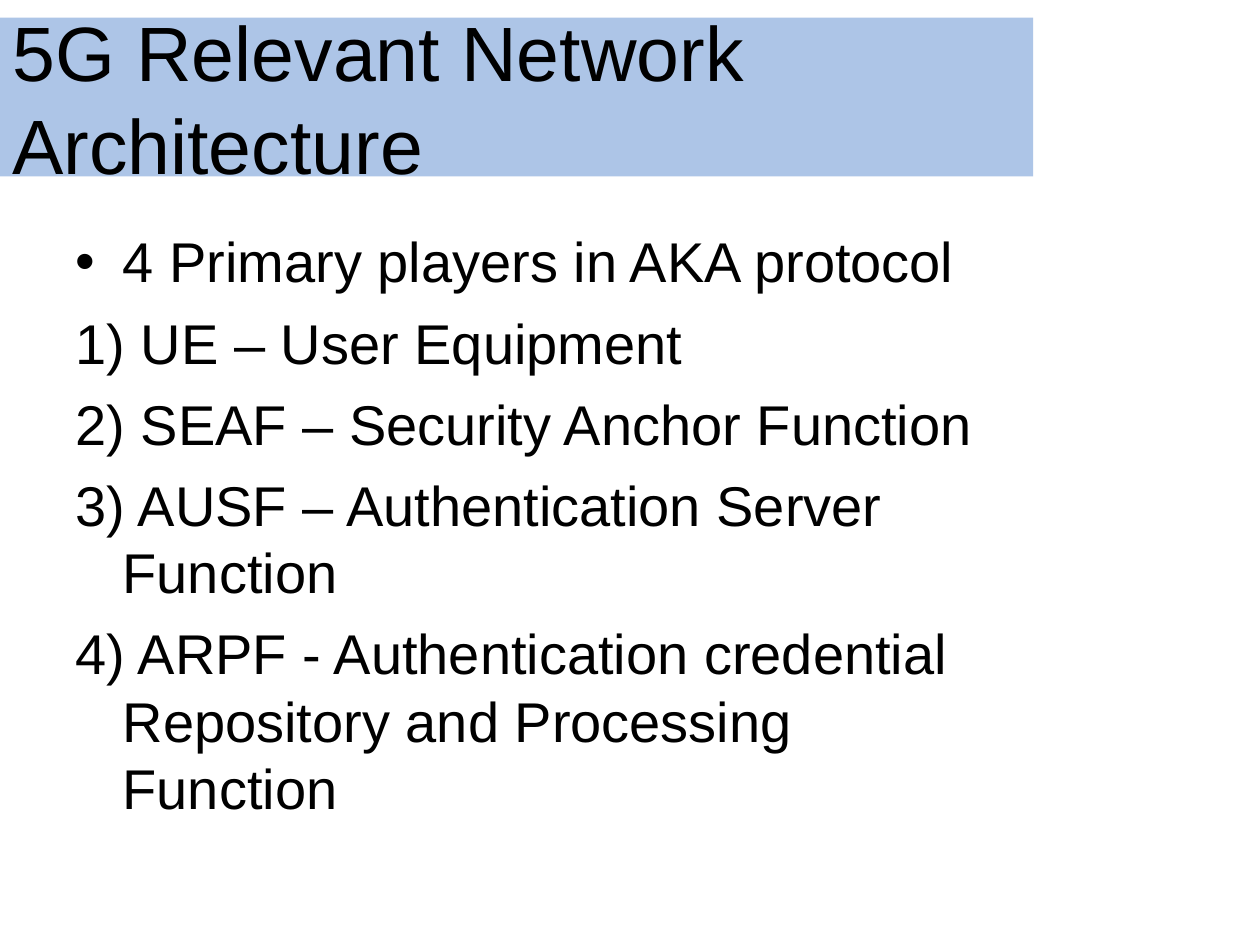
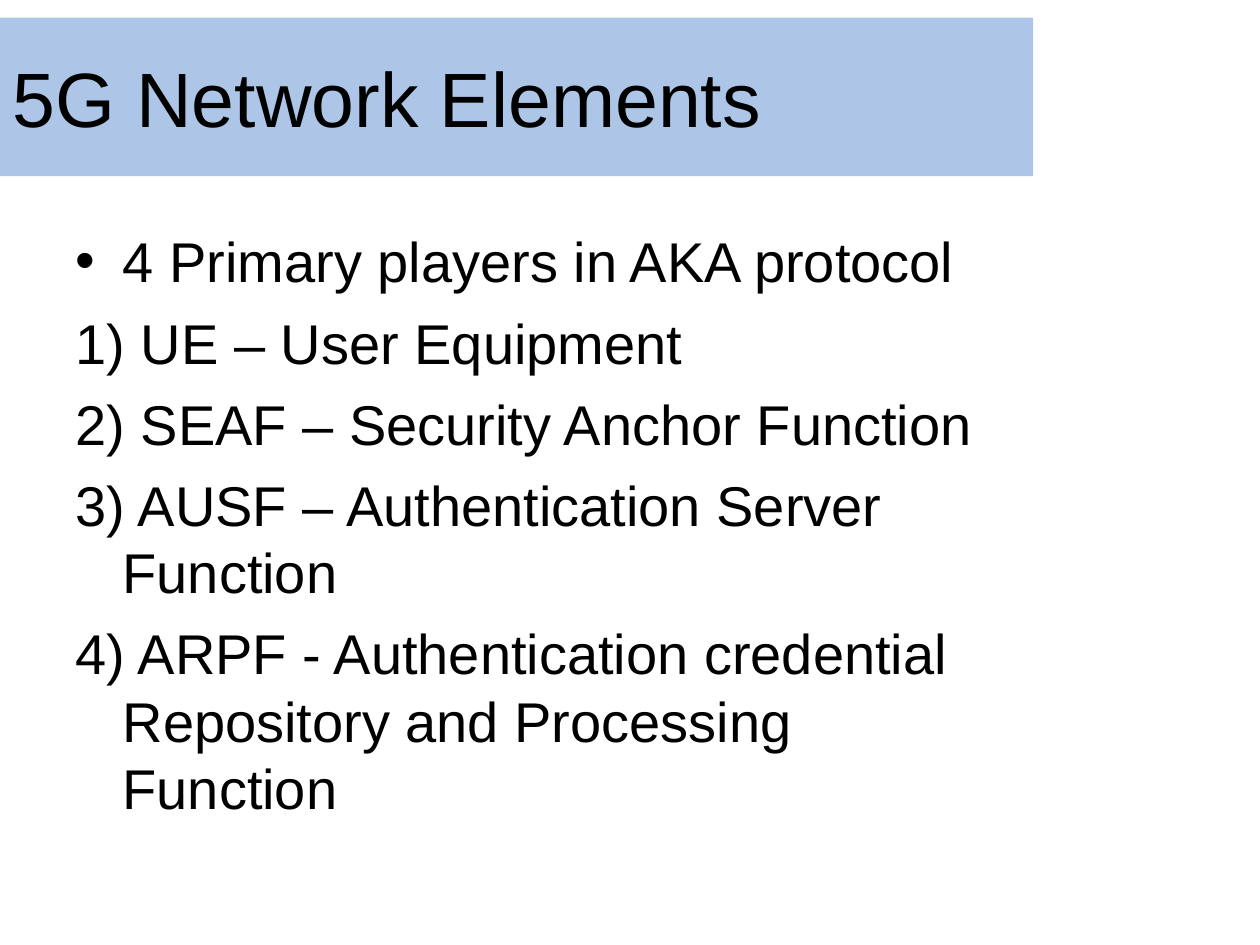
Before and after one commit to dmclayton/5g-security, a slide deck: slide 6 of ppt/5gakaPpt.pptx (slide 5 before the commit). Drawn at 1260x945 pixels with LibreOffice and Linux fonts; fonts in the diff are those of the drawing; background and template pictures are left out. Boxes give left, top, right and bottom in pixels: in the first picture for what was removed or moved away, otherwise in the second. Text is boxed around its words. In the diff, an @@ line names an element or a change of style, - is before the commit and + after.

Commit message:
added to ppt

```diff
--- a/ppt/5gakaPpt.pptx
+++ b/ppt/5gakaPpt.pptx
@@ text in rectangle at (x1=12, y1=71, x2=761, y2=128): text changed @@
-5G Relevant Network Architecture
+5G Network Elements
```
Also in this commit, not shown: 1 other slide changed, 5 slides added.
